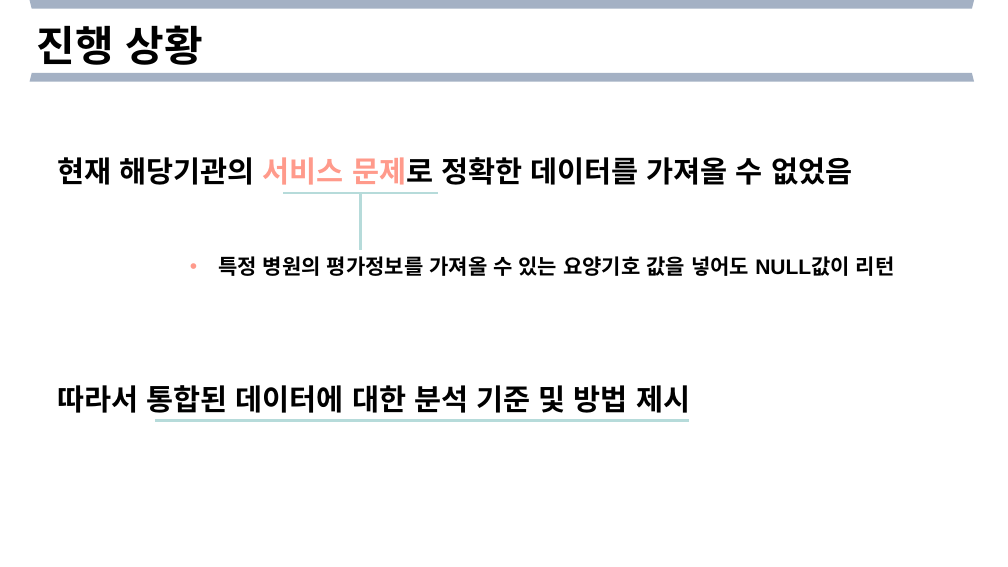
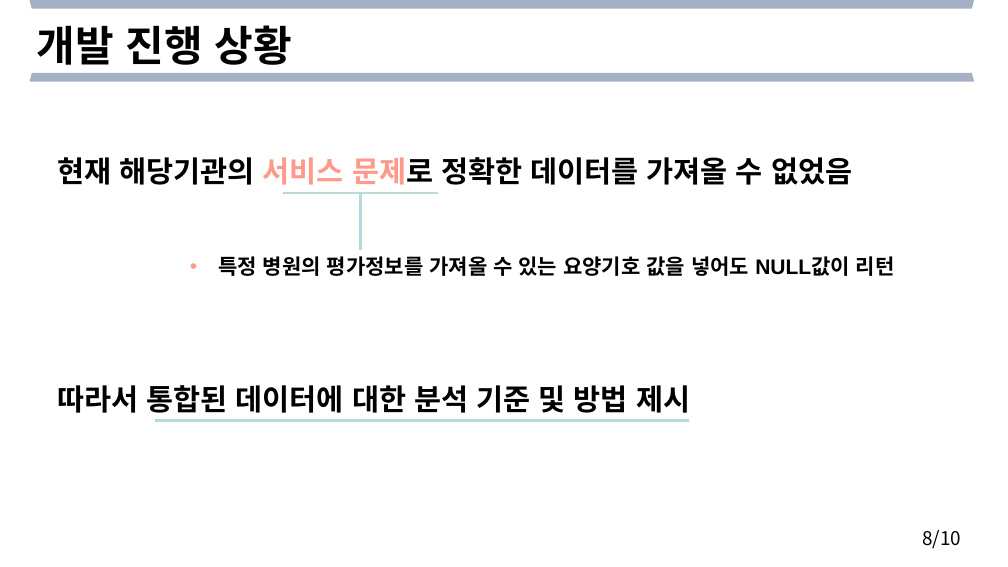
Before and after one commit to Helloworldist/MediWeb, a slide deck: slide 8 of ppt/4주차 발표_3조.pptx. Drawn at 1008x567 pixels with LibreOffice and Linux fonts; fonts in the diff are those of the drawing. Boxes give left, top, right and bottom in pixels: in the first picture for what was removed or moved away, otherwise in the second. Text is boxed around its words. In the diff, an @@ line names an element or a change of style, - is before the commit and + after.

```diff
--- a/ppt/4주차 발표_3조.pptx
+++ b/ppt/4주차 발표_3조.pptx
@@ text at (x1=37, y1=25, x2=292, y2=65): text changed @@
-진행 상황
+개발 진행 상황
@@ text added at (x1=922, y1=530, x2=961, y2=549), 18 pt, text #000000 @@
+8/10
```
Also in this commit, not shown: 8 other slides changed, 1 slide removed.
